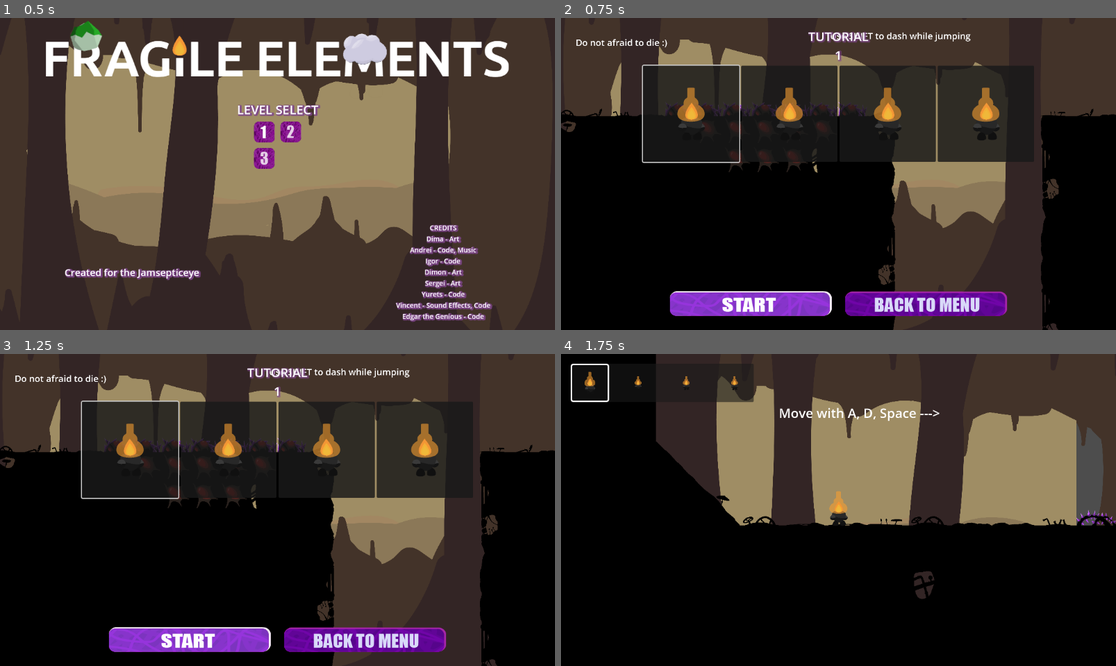
Above: before the commit, frames 1-4 (two rows, left to right).
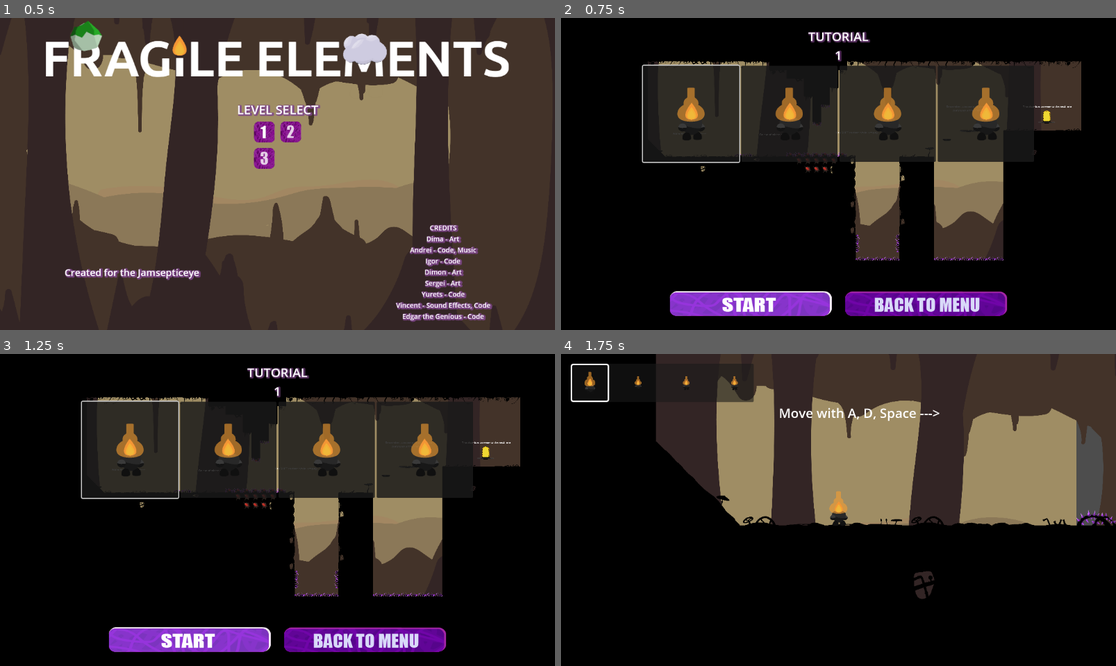
Above: after the commit, the same moments.

Repository: StarikTenger/PlatformerGame2025
Game: Godot game, scene res://scenes/UI/LevelManager.tscn
Two runs of this game, one before a commit and one after it. Both use one fixed random seed, a clock stepped at 60 frames per second and the inputs below. Sound files missing from this copy of the repository are replaced by a short silence.
Inputs (mouse positions are in pixels of both pictures, inside the frame that each line leads up to):
- Up to frame 1 (0.5 s): no input
- Up to frame 2 (0.75 s): click (827, 133) at 0.52 s
- Up to frame 3 (1.25 s): no input
- Up to frame 4 (1.75 s): click (749, 637) at 1.25 s

Frame 1 is identical in both runs. In frame 2, 34% of the frame differs, in the area x 0-100%, y 0-100%; in frame 3, 34%; in frame 4, less than 0.1%.

Commit message:
fix camera zoom

Diff:
--- a/scripts/level_template.gd
+++ b/scripts/level_template.gd
@@ -153,7 +153,9 @@
 	# camera_node.set_target_state(level_overview_position, level_overview_zoom, 0.3, 0.3)
 	# camera_node.hard_reset_target_state()
 	camera_node.global_position = level_overview_position
-	camera_node.zoom = Vector2.ONE * 0.3
+	var window_size: Vector2 = get_viewport_rect().size
+	var zoom_factor = window_size.y / 720.0
+	camera_node.zoom = Vector2.ONE * zoom_factor * level_overview_zoom
 
 
 func _start_game():
